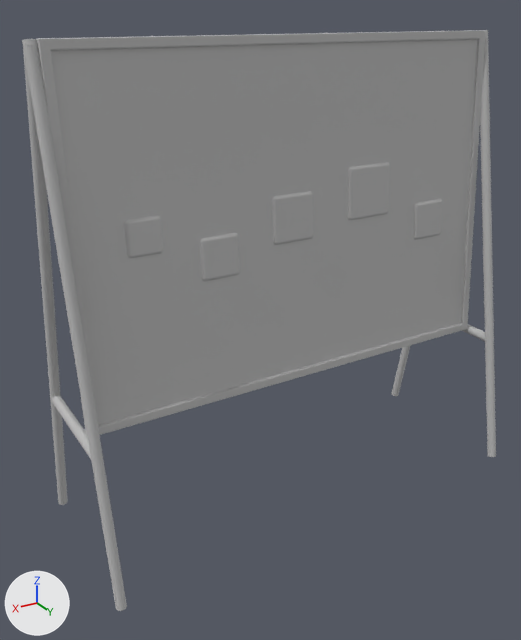
Renders of the glTF model public/Whiteboard_neu/whiteboard_neu.glb from each side of a commit.
Before and after are seen from a camera (50 mm lens) standing at (4.66, 6.84, 6.9) and looking at (0.42, -0.23, 3.37). Lighting does not change. The marker at lower left points along +X, +Y and +Z.

The scene before the commit, as lines of its bpy script (objects in view):
```python
me_whiteboard_neu_mesh = bpy.data.meshes.new('whiteboard_neu-Mesh')
me_whiteboard_neu_mesh.from_pydata(...)  # 25512 vertices, 51036 faces; spans x -2.92..2.92, y -1.31..0.96, z 0.88..6.66
me_whiteboard_neu_mesh.materials.append(mat_whiteboard_neu)  # grey #bcbcbc
ob_whiteboard_neu = bpy.data.objects.new('whiteboard_neu', me_whiteboard_neu_mesh)
ob_whiteboard_neu.location = (0.0, 0.0, 0.0)
```
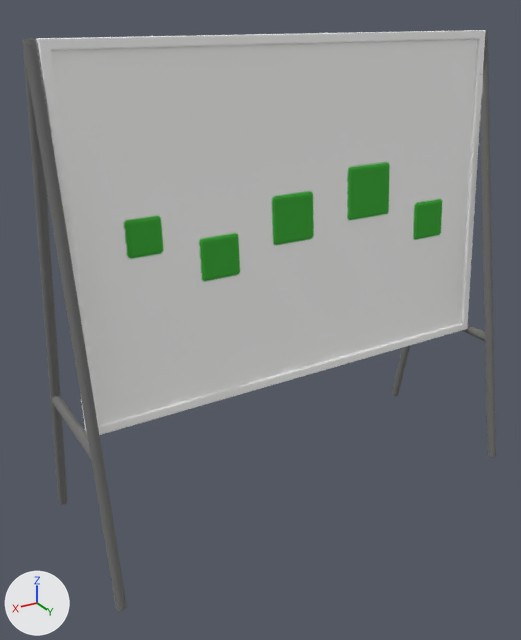
The change, as a list of edits to the scene's bpy script:
```text
Add img_282295_23_05_25_14_30_17_0_color:
    img_282295_23_05_25_14_30_17_0_color = load_image('282295_23_05_25_14_30_17_0_color', '_unpacked/282295_23_05_25_14_30_17_0_color', 2048, 2048, 'sRGB')
Add mat_282295_23_05_25_14_30_17_0:
    mat_282295_23_05_25_14_30_17_0 = principled_material('282295_23_05_25_14_30_17_0')
    mat_282295_23_05_25_14_30_17_0.texture = img_282295_23_05_25_14_30_17_0_color
    mat_282295_23_05_25_14_30_17_0.roughness = 1.0
Change me_whiteboard_neu_mesh:
    where me_whiteboard_neu_mesh.from_pydata(...)  # 25512 vertices, 51036 faces; spans x -2.92..2.92, y -1.31..0.96, z 0.88..6.66
    remove me_whiteboard_neu_mesh.materials.append(mat_whiteboard_neu)  # grey #bcbcbc
    add me_whiteboard_neu_mesh.materials.append(mat_282295_23_05_25_14_30_17_0)  # picture img_282295_23_05_25_14_30_17_0_color
```

Location of each change, [x1, y1, x2, y2] in pixels of the pictures (521 x 640 px):
'whiteboard_neu', recoloured
    both: [22, 30, 496, 611]
